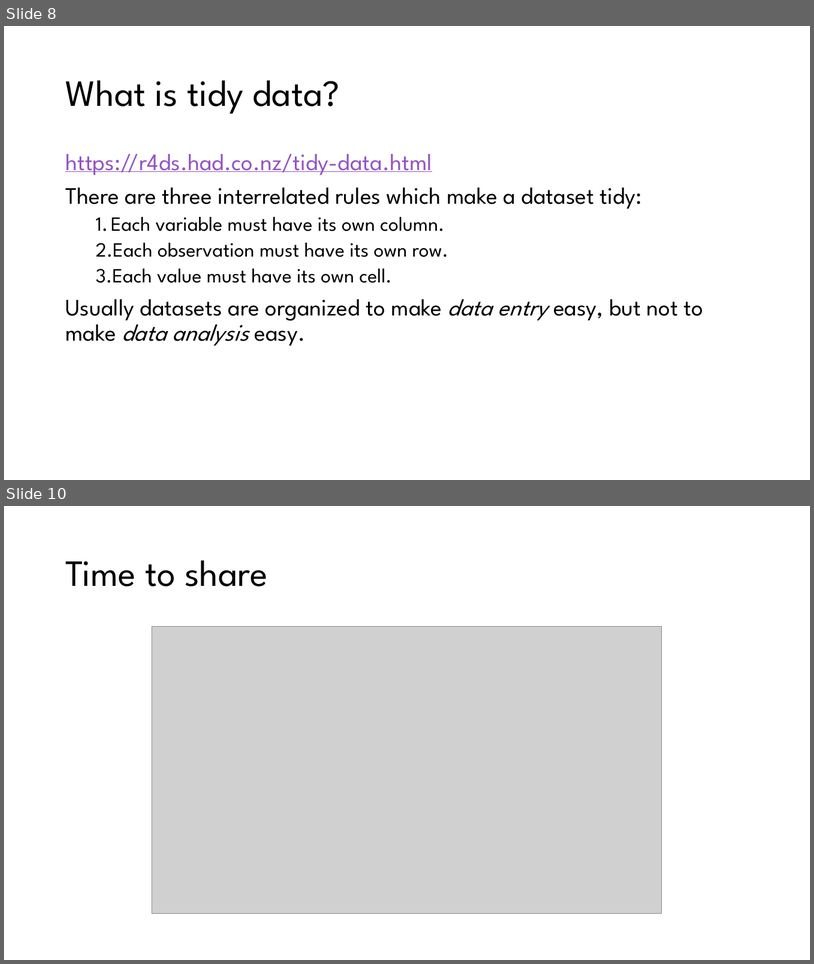
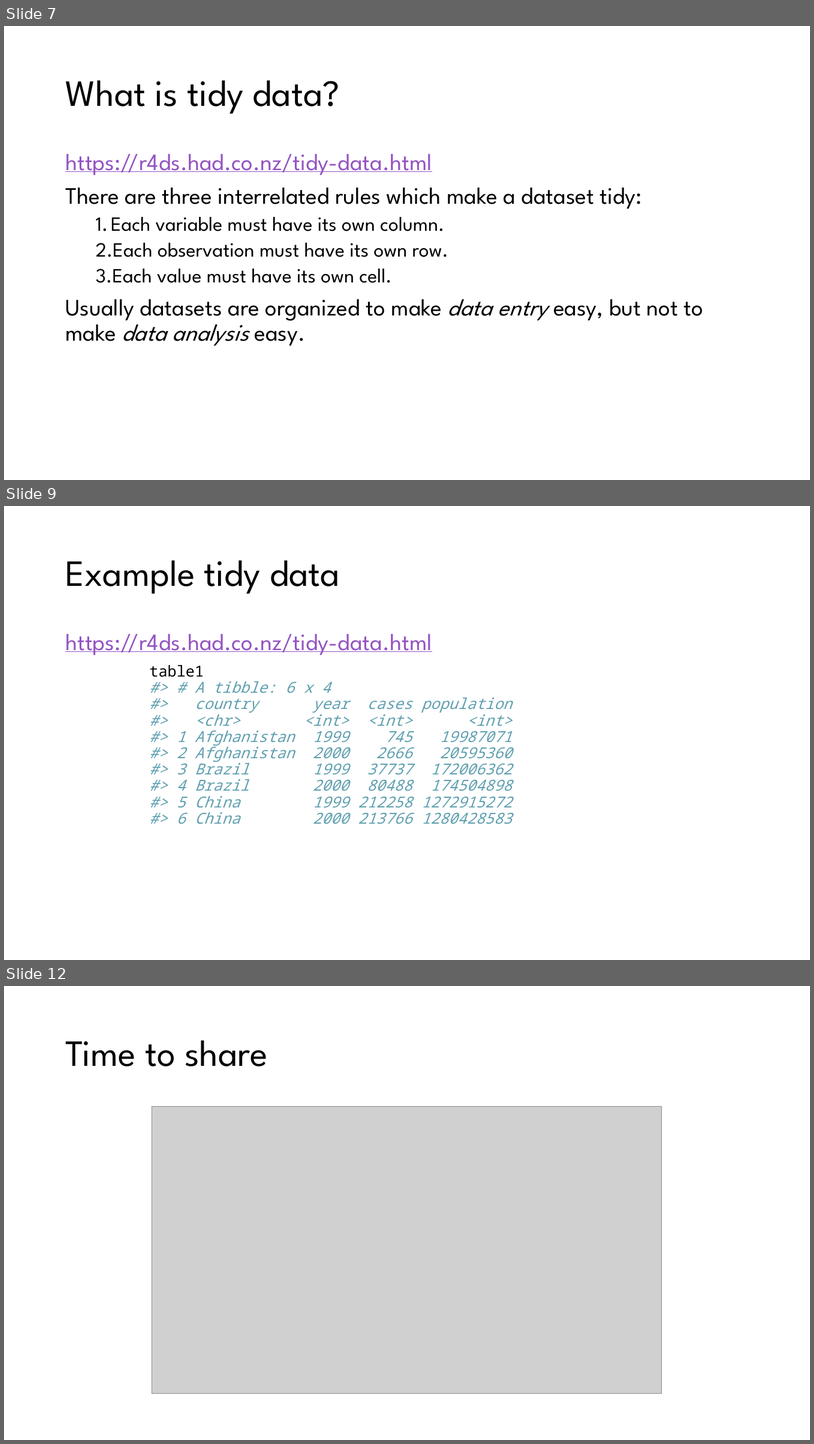
Before and after one commit to awalsh17/datacleaning_workshop, a slide deck: slides/1_datacleaning_workshop_slides.pptx. Shown one above the other, each under a label of ours: slides 8 and 10 before the commit, slides 7, 9 and 12 after it; the slides between them are not shown. The pictures are 814x964 and 814x1444 pixels, drawn with LibreOffice and Linux fonts; fonts in the diff are those of the drawing; grey boxes stand for pictures; background and template pictures are left out. Boxes give left, top, right and bottom in pixels: in the first picture for what was removed or moved away, otherwise in the second. Text is boxed around its words. In the diff, an @@ line names an element or a change of style, - is before the commit and + after.

```diff
--- a/slides/1_datacleaning_workshop_slides.pptx
+++ b/slides/1_datacleaning_workshop_slides.pptx
@@ slide 9 added at [4, 506, 810, 960], background #FFFFFF @@
@@ title added at [65, 560, 340, 594], 44 pt, text #000000 @@
+Example tidy data
@@ text added at [65, 634, 513, 823], 18 pt, text #60A0B0, italic @@
+https://r4ds.had.co.nz/tidy-data.html
+table1
+#> # A tibble: 6 x 4
+#> country year cases population
+#> <chr> <int> <int> <int>
+#> 1 Afghanistan 1999 745 19987071
+#> 2 Afghanistan 2000 2666 20595360
+#> 3 Brazil 1999 37737 172006362
+#> 4 Brazil 2000 80488 174504898
+#> 5 China 1999 212258 1272915272
+#> 6 China 2000 213766 1280428583
@@ what was slide 8 is now slide 7 @@
@@ what was slide 10 is now slide 12 @@
```
Also in this commit, not shown: 4 slides changed, 2 other slides added, 1 slide removed, 9 other files.
